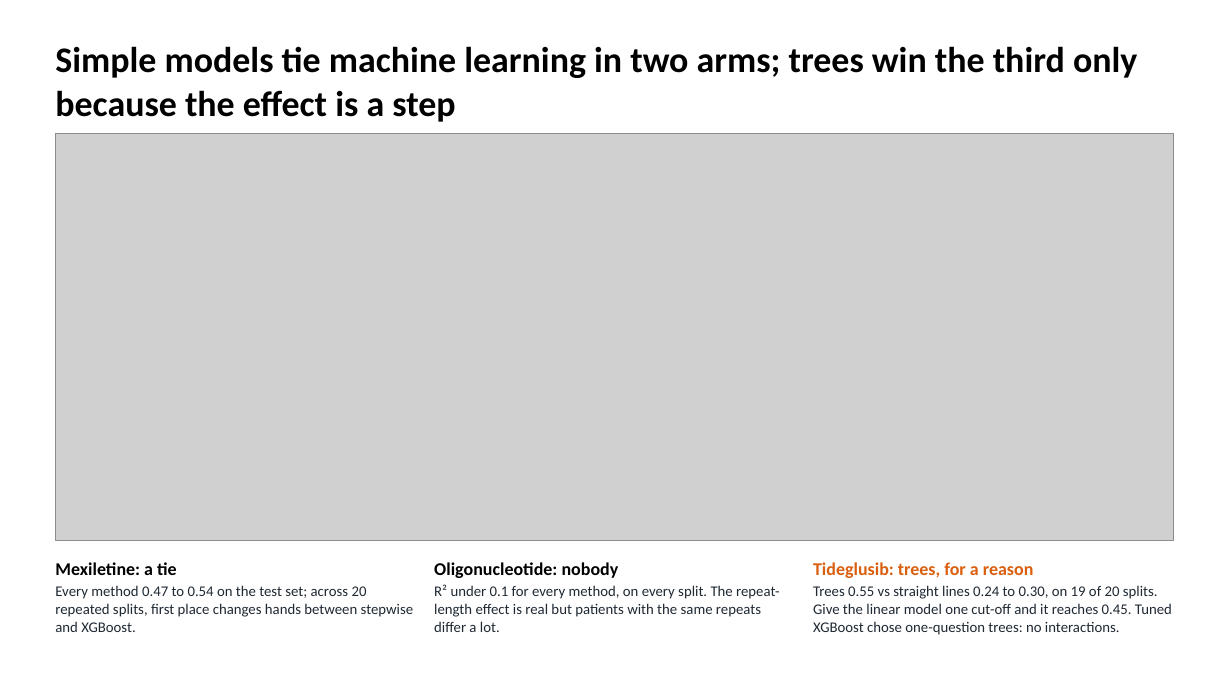
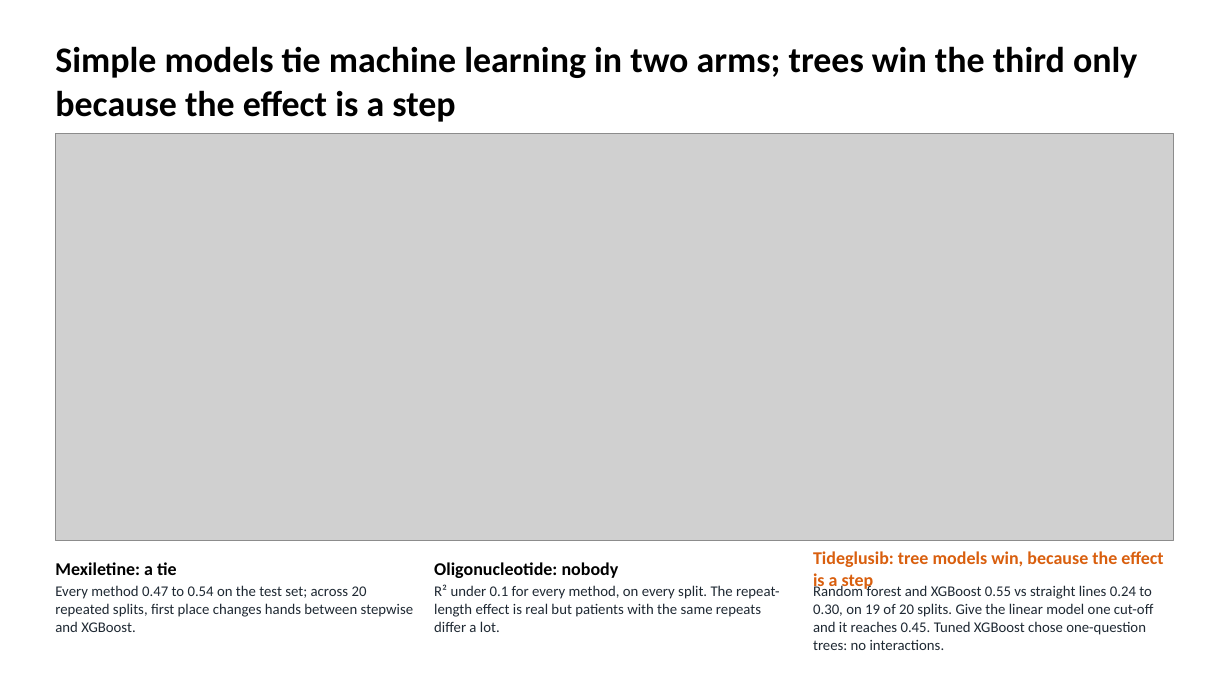
Before and after one commit to euibeom135-cell/acop2026-hackathon-team1, a slide deck: slide 5 of slides/Team1_DM1_slides.pptx. Drawn at 1232x693 pixels with LibreOffice and Linux fonts; fonts in the diff are those of the drawing; grey boxes stand for pictures. Boxes give left, top, right and bottom in pixels: in the first picture for what was removed or moved away, otherwise in the second. Text is boxed around its words. In the diff, an @@ line names an element or a change of style, - is before the commit and + after.

```diff
--- a/slides/Team1_DM1_slides.pptx
+++ b/slides/Team1_DM1_slides.pptx
@@ text at bbox=[813, 551, 1163, 591]: text changed @@
-Tideglusib: trees, for a reason
+Tideglusib: tree models win, because the effect is a step
@@ text at bbox=[813, 584, 1153, 650]: text changed @@
-Trees 0.55 vs straight lines 0.24 to 0.30, on 19 of 20 splits. Give the linear model one cut-off and it reaches 0.45. Tuned XGBoost chose one-question trees: no interactions.
+Random forest and XGBoost 0.55 vs straight lines 0.24 to 0.30, on 19 of 20 splits. Give the linear model one cut-off and it reaches 0.45. Tuned XGBoost chose one-question trees: no interactions.
```
